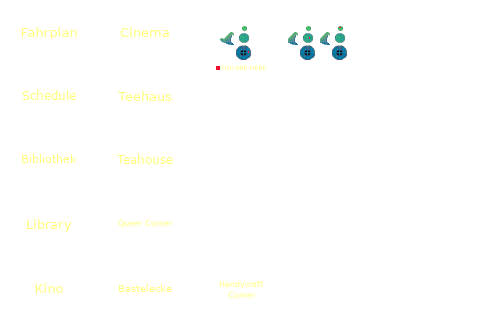
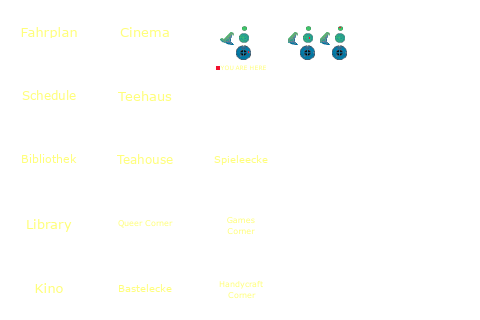
Layer changes from the first (480, 320) image to the second:
added layer "fahrplan #12" above "fahrplan #11" over [214, 155, 268, 165]
added layer "fahrplan #11" above "fahrplan" over [227, 217, 255, 235]
